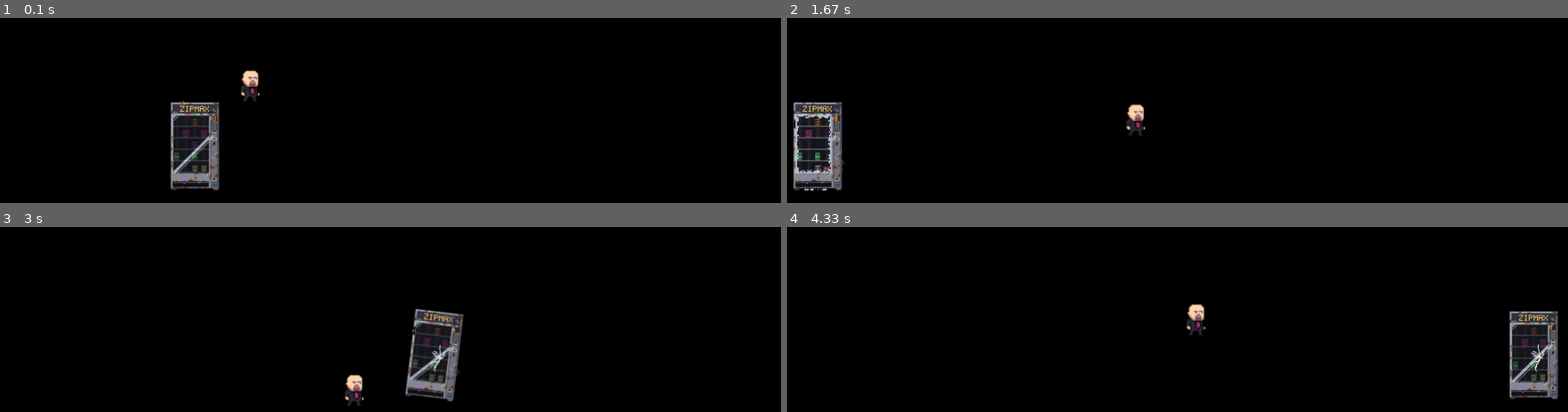
Above: before the commit, frames 1-4 (two rows, left to right).
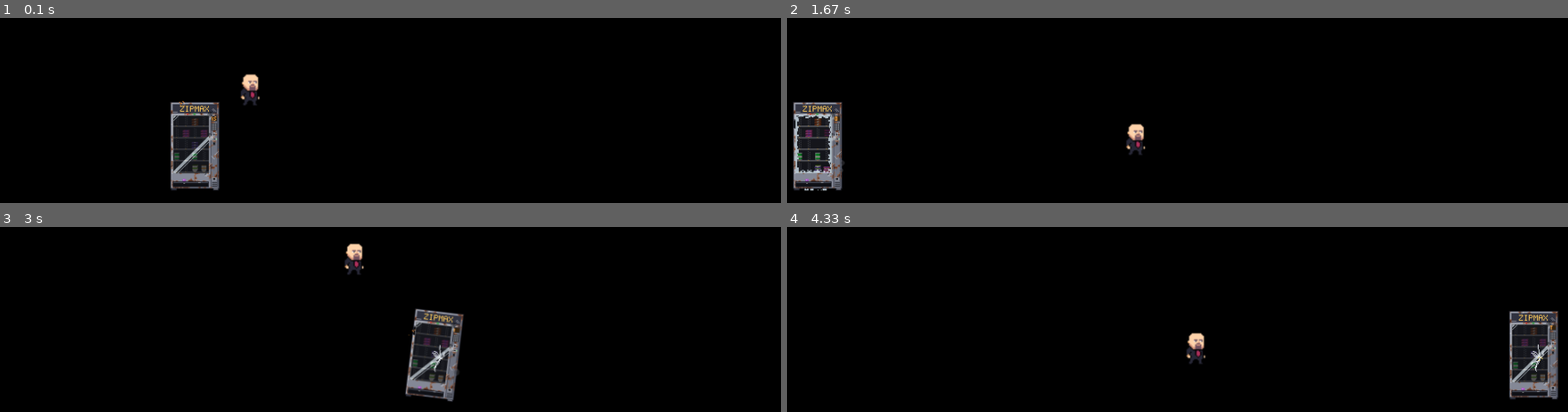
Above: after the commit, the same moments.

Repository: polgonzalez05/luathon-MasAitorGonzalezPolGarciaEnricMorerresJordiDoneuxGillesDelohenLuc
Game: LÖVE game, started from main.lua
Two runs of this game, one before a commit and one after it. Both use one fixed random seed, a clock stepped at 60 frames per second and the inputs below.
Inputs:
- Up to frame 1 (0.1 s): no input
- Up to frame 2 (1.67 s): hold D 0.33-0.8 s; hold D 0.83-1.3 s; tap Space at 0.9, 1.2, 1.4 s; hold A from 1.33 s (still down)
- Up to frame 3 (3 s): tap Space at 1.7, 1.97, 2.27, 2.4, 2.7 s; release A at 1.87 s; hold A 1.9-2.3 s; hold D 2.33-2.97 s
- Up to frame 4 (4.33 s): hold A 3-3.47 s; tap Space at 3.07, 3.37, 3.57, 3.87, 4.07 s; hold D 3.5-3.97 s; hold D from 4 s (still down)

The runs differ from the first frame. In frame 1, 0.3% of the frame differs, in the area x 30-34%, y 28-48%; in frame 2, 0.5%; in frame 3, 0.6%, in the area x 44-47%, y 8-97%; in frame 4, 0.6%.

Commit message:
cambios

Diff:
--- a/main.lua
+++ b/main.lua
@@ -7,10 +7,11 @@
 actorList = {}
 
 function love.load()
-  local vendingMachine = VendingMachine()
+  local character = Character()
+  table.insert(actorList, character)
+  local vendingMachine = VendingMachine(character)
   table.insert(actorList, vendingMachine)
-  character = Character()
-  table.insert(actorList, character)
+
 end
 
 function love.update(dt)
--- a/src/character.lua
+++ b/src/character.lua
@@ -8,8 +8,8 @@
     self.scale = Vector(1.5, 1.5)
 
     self.speed = 200
-    self.gravity = 900
-    self.jumpSpeed = -450
+    self.gravity = 2000
+    self.jumpSpeed = -850
     self.velocityY = 0
     self.groundY = 320
 
--- /dev/null
+++ b/src/proyectil.lua
@@ -0,0 +1,20 @@
+local Object = Object or require "lib/classic"
+local Vector = Vector or require "lib/vector"
+
+local Proyectil = Object:extend()
+
+function Proyectil:new(x, y, targetX, targetY)
+    self.position = Vector(x,y)
+
+    local dir = Vector(targetX-x, targetY-y)
+    self.forward = dir:normalized()
+    self.speed = 400
+    self.radius = 15
+
+end
+
+function Proyetil:draw()
+    love.graphics.circle("fill", self.position.x, self.position.y, self.radius)
+end
+
+return Proyectil
--- a/src/vendingMachine.lua
+++ b/src/vendingMachine.lua
@@ -1,10 +1,11 @@
 local AnimatedActor = AnimatedActor or require "lib/animatedActor"
 local Vector = Vector or require "lib/vector"
 local StateMachine = StateMachine or require "lib/FSM/StateMachine"
+--local Proyectil = Proyectil or require "src/proyectil"
 
 local VendingMachine = AnimatedActor:extend()
 
-function VendingMachine:new()
+function VendingMachine:new(character)
   VendingMachine.super.new(self, "src/textures/vendingMachineSpritesheet.png", 200, 250, 8, 0, 0, 24, 12)
 
 
@@ -12,7 +13,6 @@
 
   self.maxT = 2
   self.minT = 0.3
-
   self.ataqueTerminado = false
 
   self.probabilidadIdle = 30
